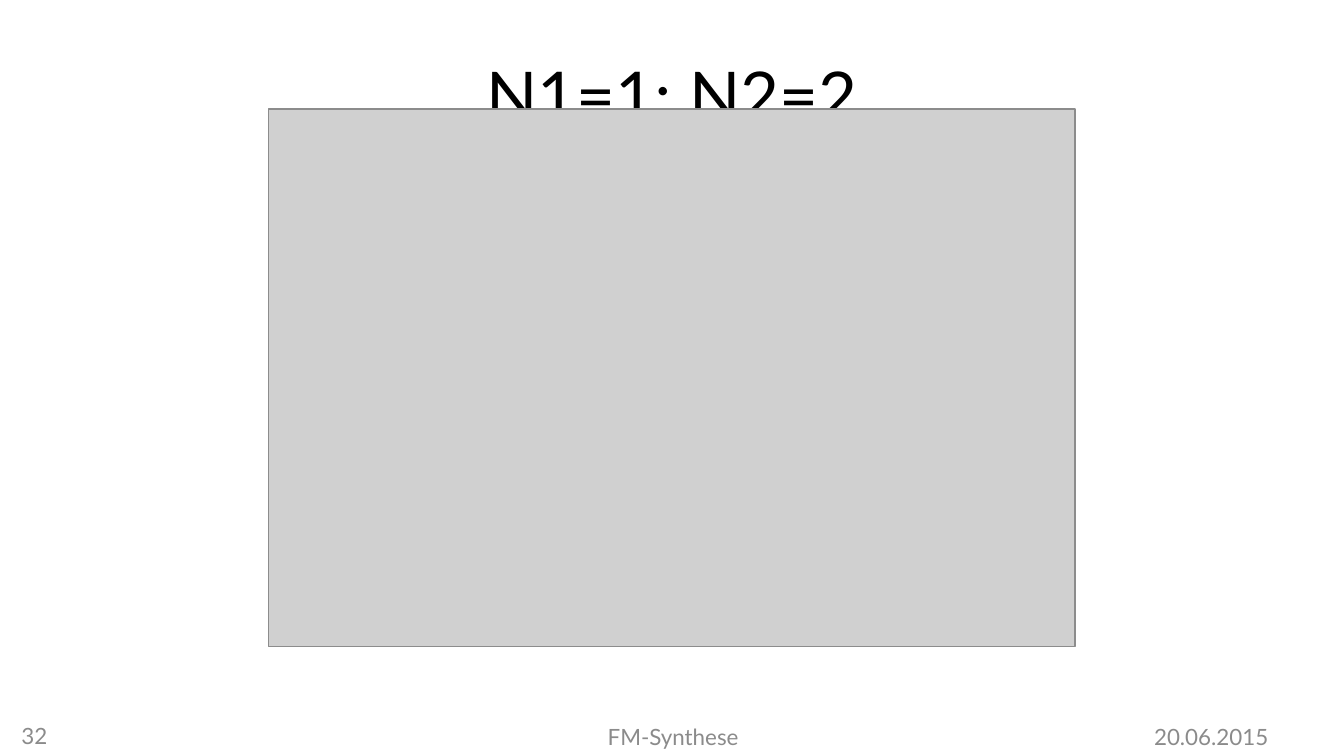
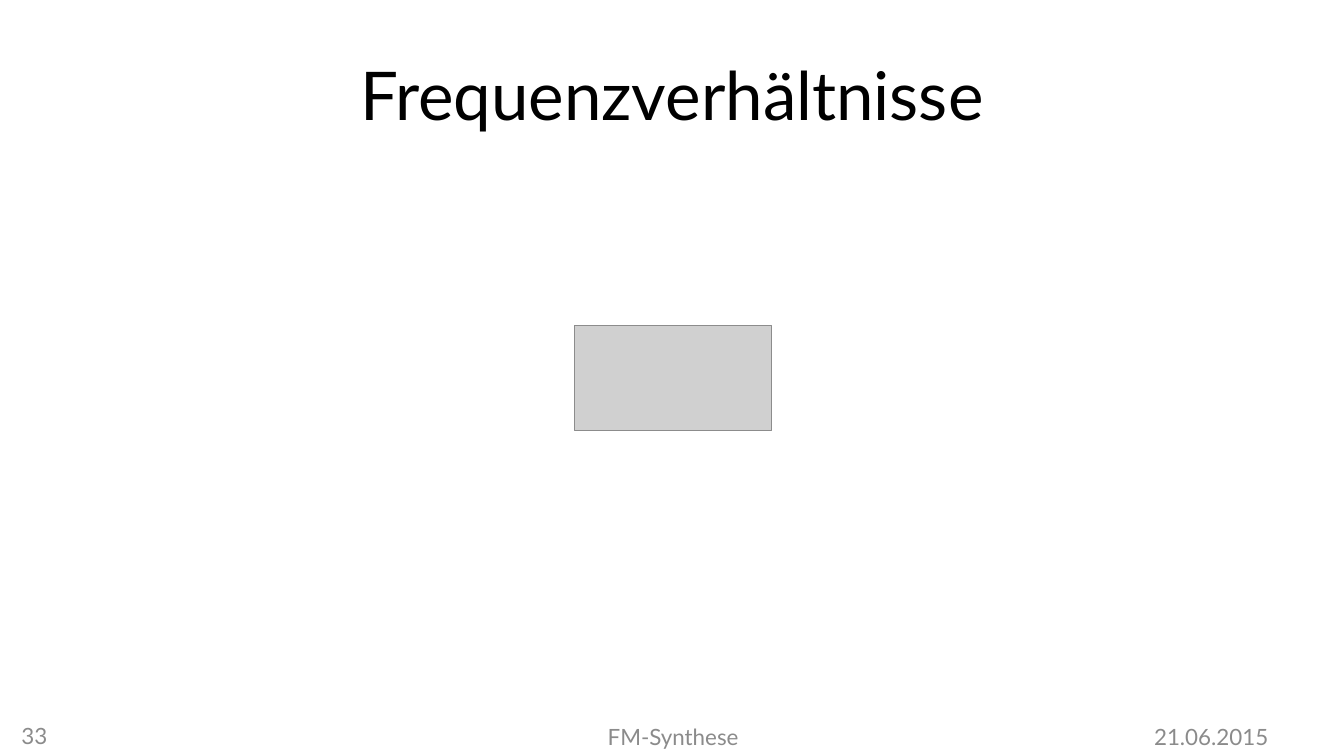
Before and after one commit to MBulli/VSeminar, a slide deck: slide 33 of Praesentation/FMSynthese-Markus.pptx (slide 32 before the commit). Drawn at 1344x756 pixels with LibreOffice and Linux fonts; fonts in the diff are those of the drawing; grey boxes stand for pictures; background and template pictures are left out. Boxes give left, top, right and bottom in pixels: in the first picture for what was removed or moved away, otherwise in the second. Text is boxed around its words. In the diff, an @@ line names an element or a change of style, - is before the commit and + after.

```diff
--- a/Praesentation/FMSynthese-Markus.pptx
+++ b/Praesentation/FMSynthese-Markus.pptx
@@ title at box(360, 70, 984, 132): text changed @@
-N1=1; N2=2
+Frequenzverhältnisse
@@ picture removed at box(269, 109, 1075, 646) @@
@@ picture added at box(575, 325, 771, 431) @@
@@ page number at box(21, 728, 47, 744): text changed @@
-32
+33
@@ text at box(1154, 729, 1268, 745): text changed @@
-20.06.2015
+21.06.2015
```
Also in this commit, not shown: 35 other slides changed, 5 slides added, 32 other files.
